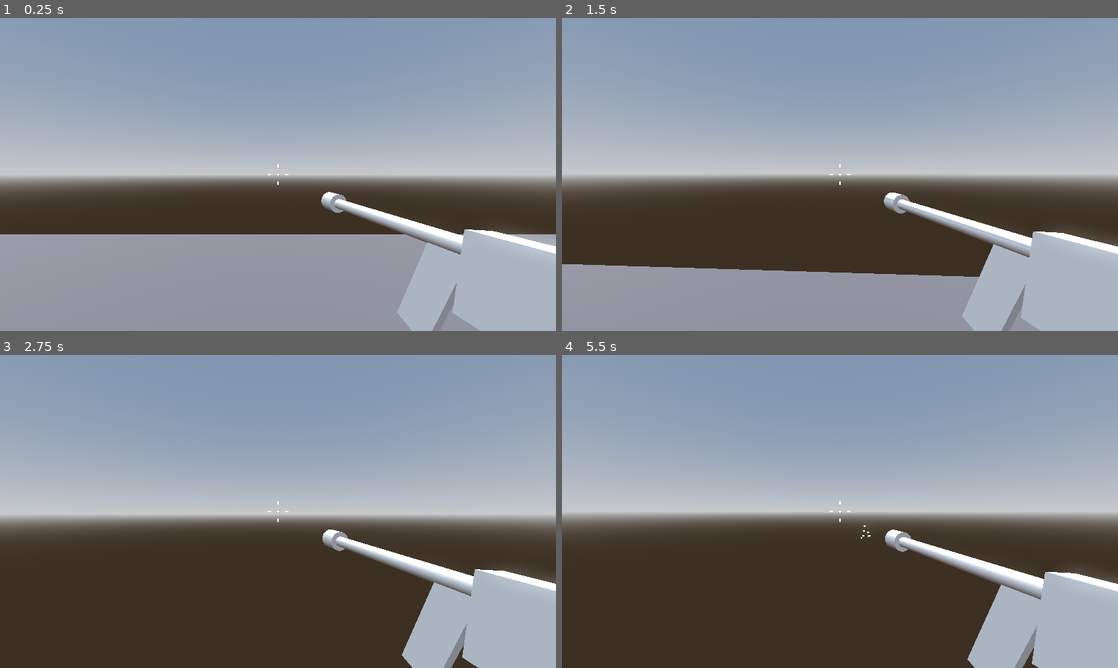
Above: before the commit, frames 1-4 (two rows, left to right).
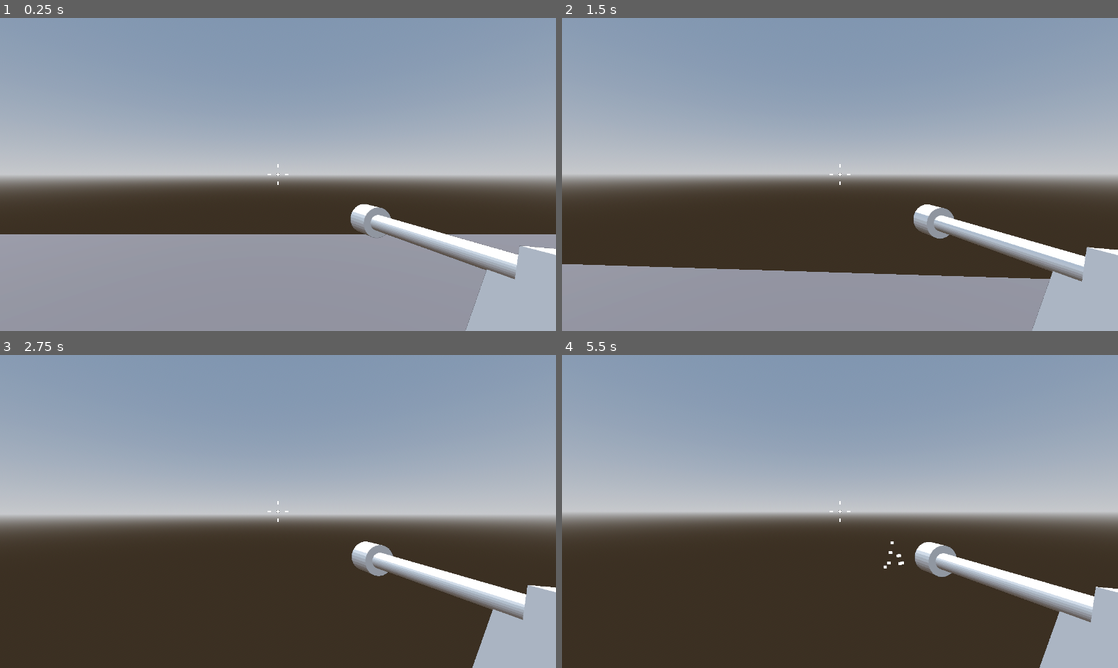
Above: after the commit, the same moments.

Repository: DrOtter3000/janitory_defender
Game: Godot game, scene res://Levels/sandbox.tscn
The game is run twice, just before and just after one commit, with the same random seed, the same clock (stepped at 60 frames per second) and the same inputs.
Inputs (mouse positions are in pixels of both pictures, inside the frame that each line leads up to):
- Up to frame 1 (0.25 s): no input
- Up to frame 2 (1.5 s): move the mouse to (867, 174) at 0.52 s; press the mouse at (867, 174) at 0.53 s; hold W (forward) from 0.53 s (still down); tap Space (jump) at 0.77 s; move the mouse to (812, 174) at 1.27 s; release the mouse at (812, 174) at 1.28 s; click (812, 174) at 1.35 s
- Up to frame 3 (2.75 s): keep holding W (forward); tap Space (jump) at 1.52 s; move the mouse to (289, 505) at 2.02 s; press the mouse at (289, 505) at 2.03 s
- Up to frame 4 (5.5 s): keep holding W (forward); move the mouse to (834, 517) at 2.77 s; release the mouse at (834, 517) at 2.78 s; click (834, 517) at 2.85 s; tap Space (jump) at 3.02, 3.77, 4.52 s; move the mouse to (878, 514) at 3.52 s; press the mouse at (878, 514) at 3.53 s; move the mouse to (795, 508) at 4.27 s; release the mouse at (795, 508) at 4.28 s; click (795, 508) at 4.35 s; tap Enter at 5 s; move the mouse to (845, 511) at 5.02 s; press the mouse at (845, 511) at 5.03 s

The runs differ from the first frame. In frame 1, 5.4% of the frame differs, in the area x 57-100%, y 55-100%; in frame 2, 5.5%; in frame 3, 5.8%; in frame 4, 5.9%, in the area x 53-100%, y 54-100%.

Commit message:
add damage feedback

Diff:
--- a/Player/player.gd
+++ b/Player/player.gd
@@ -12,11 +12,15 @@
 var mouse_motion := Vector2.ZERO
 var hitpoints: int = max_hitpoints:
 	set(value):
+		if value < hitpoints:
+			damage_animation_player.stop()
+			damage_animation_player.play("TakeDamage")
 		hitpoints = value
 		if hitpoints <= 0:
 			print("ded")
 
 @onready var camera_pivot: Node3D = $CameraPivot
+@onready var damage_animation_player: AnimationPlayer = $DamageTexture/DamageAnimationPlayer
 
 
 func _ready() -> void:
--- a/Player/player.tscn
+++ b/Player/player.tscn
@@ -1,13 +1,99 @@
-[gd_scene load_steps=7 format=3 uid="uid://5ovurbywxkcn"]
+[gd_scene load_steps=11 format=3 uid="uid://5ovurbywxkcn"]
 
 [ext_resource type="Script" path="res://Player/player.gd" id="1_s7413"]
 [ext_resource type="Script" path="res://Player/SmoothCamera.gd" id="2_o3j1b"]
 [ext_resource type="Script" path="res://Player/Crosshair.gd" id="3_n8ph8"]
 [ext_resource type="PackedScene" uid="uid://bw1tkw2baic18" path="res://Weapons/SMG.tscn" id="3_srrtd"]
+[ext_resource type="Texture2D" uid="uid://xpvcsasfaw6f" path="res://Player/damage.png" id="5_mdim5"]
 
 [sub_resource type="CapsuleMesh" id="CapsuleMesh_h57ha"]
 
 [sub_resource type="CapsuleShape3D" id="CapsuleShape3D_jj3xa"]
+
+[sub_resource type="Animation" id="Animation_1gc6g"]
+resource_name = "TakeDamage"
+length = 0.4
+tracks/0/type = "value"
+tracks/0/imported = false
+tracks/0/enabled = true
+tracks/0/path = NodePath("DamageTexture:scale")
+tracks/0/interp = 1
+tracks/0/loop_wrap = true
+tracks/0/keys = {
+"times": PackedFloat32Array(0, 0.4),
+"transitions": PackedFloat32Array(-2, -2),
+"update": 0,
+"values": [Vector2(1, 1), Vector2(1.5, 1.5)]
+}
+tracks/1/type = "value"
+tracks/1/imported = false
+tracks/1/enabled = true
+tracks/1/path = NodePath("DamageTexture:visible")
+tracks/1/interp = 1
+tracks/1/loop_wrap = true
+tracks/1/keys = {
+"times": PackedFloat32Array(0),
+"transitions": PackedFloat32Array(-2),
+"update": 1,
+"values": [true]
+}
+tracks/2/type = "value"
+tracks/2/imported = false
+tracks/2/enabled = true
+tracks/2/path = NodePath("DamageTexture:modulate")
+tracks/2/interp = 1
+tracks/2/loop_wrap = true
+tracks/2/keys = {
+"times": PackedFloat32Array(0, 0.4),
+"transitions": PackedFloat32Array(-2, -2),
+"update": 0,
+"values": [Color(1, 1, 1, 1), Color(1, 1, 1, 0)]
+}
+
+[sub_resource type="Animation" id="Animation_xmkrx"]
+length = 0.001
+tracks/0/type = "value"
+tracks/0/imported = false
+tracks/0/enabled = true
+tracks/0/path = NodePath("DamageTexture:scale")
+tracks/0/interp = 1
+tracks/0/loop_wrap = true
+tracks/0/keys = {
+"times": PackedFloat32Array(0),
+"transitions": PackedFloat32Array(1),
+"update": 0,
+"values": [Vector2(1, 1)]
+}
+tracks/1/type = "value"
+tracks/1/imported = false
+tracks/1/enabled = true
+tracks/1/path = NodePath("DamageTexture:visible")
+tracks/1/interp = 1
+tracks/1/loop_wrap = true
+tracks/1/keys = {
+"times": PackedFloat32Array(0),
+"transitions": PackedFloat32Array(1),
+"update": 1,
+"values": [false]
+}
+tracks/2/type = "value"
+tracks/2/imported = false
+tracks/2/enabled = true
+tracks/2/path = NodePath("DamageTexture:modulate")
+tracks/2/interp = 1
+tracks/2/loop_wrap = true
+tracks/2/keys = {
+"times": PackedFloat32Array(0),
+"transitions": PackedFloat32Array(1),
+"update": 0,
+"values": [Color(1, 1, 1, 1)]
+}
+
+[sub_resource type="AnimationLibrary" id="AnimationLibrary_vooxs"]
+_data = {
+"RESET": SubResource("Animation_xmkrx"),
+"TakeDamage": SubResource("Animation_1gc6g")
+}
 
 [node name="Player" type="CharacterBody3D" groups=["player"]]
 script = ExtResource("1_s7413")
@@ -23,9 +109,31 @@
 
 [node name="SmoothCamera" type="Camera3D" parent="CameraPivot"]
 top_level = true
+cull_mask = 1048573
 script = ExtResource("2_o3j1b")
 
 [node name="SMG" parent="CameraPivot/SmoothCamera" instance=ExtResource("3_srrtd")]
+
+[node name="RemoteTransform3D" type="RemoteTransform3D" parent="CameraPivot/SmoothCamera"]
+remote_path = NodePath("../../../SubViewportContainer/SubViewport/WeaponCamera")
+
+[node name="SubViewportContainer" type="SubViewportContainer" parent="."]
+anchors_preset = 15
+anchor_right = 1.0
+anchor_bottom = 1.0
+grow_horizontal = 2
+grow_vertical = 2
+stretch = true
+
+[node name="SubViewport" type="SubViewport" parent="SubViewportContainer"]
+transparent_bg = true
+handle_input_locally = false
+size = Vector2i(1280, 720)
+render_target_update_mode = 4
+
+[node name="WeaponCamera" type="Camera3D" parent="SubViewportContainer/SubViewport"]
+cull_mask = 1047554
+fov = 40.0
 
 [node name="CenterContainer" type="CenterContainer" parent="."]
 anchors_preset = 15
@@ -37,3 +145,19 @@
 [node name="Crosshair" type="Control" parent="CenterContainer"]
 layout_mode = 2
 script = ExtResource("3_n8ph8")
+
+[node name="DamageTexture" type="TextureRect" parent="."]
+visible = false
+anchors_preset = 15
+anchor_right = 1.0
+anchor_bottom = 1.0
+grow_horizontal = 2
+grow_vertical = 2
+pivot_offset = Vector2(640, 360)
+texture = ExtResource("5_mdim5")
+
+[node name="DamageAnimationPlayer" type="AnimationPlayer" parent="DamageTexture"]
+root_node = NodePath("../..")
+libraries = {
+"": SubResource("AnimationLibrary_vooxs")
+}
--- a/Weapons/SMG.tscn
+++ b/Weapons/SMG.tscn
@@ -32,10 +32,23 @@
 sparks = ExtResource("2_mm1hg")
 
 [node name="SMG" parent="." index="1" instance=ExtResource("2_87whr")]
-transform = Transform3D(-0.266987, 0.125073, 0.955549, 0.0500272, 0.992004, -0.115867, -0.962401, 0.0168684, -0.27111, 0.559429, -0.198845, -0.204255)
+transform = Transform3D(-0.266987, 0.125073, 0.955549, 0.0500272, 0.992004, -0.115867, -0.962401, 0.0168684, -0.27111, 0.559, -0.199, -0.504)
+
+[node name="Cylinder" parent="SMG" index="0"]
+layers = 2
+
+[node name="Cube" parent="SMG" index="1"]
+layers = 2
+
+[node name="Cube_002" parent="SMG" index="2"]
+layers = 2
+
+[node name="Cylinder_001" parent="SMG" index="3"]
+layers = 2
 
 [node name="MuzzleFlash" type="GPUParticles3D" parent="." index="3"]
 transform = Transform3D(-0.228572, 0, 0.973527, 0, 1, 0, -0.973527, 0, -0.228572, 0.280619, -0.147533, -1.24872)
+layers = 2
 material_override = SubResource("StandardMaterial3D_tw4v1")
 cast_shadow = 0
 emitting = false
@@ -46,3 +59,5 @@
 local_coords = true
 process_material = SubResource("ParticleProcessMaterial_34kcp")
 draw_pass_1 = SubResource("BoxMesh_cv2y3")
+
+[editable path="SMG"]
Binary file added: Player/damage.png
Not shown, added: Player/damage.png.import
